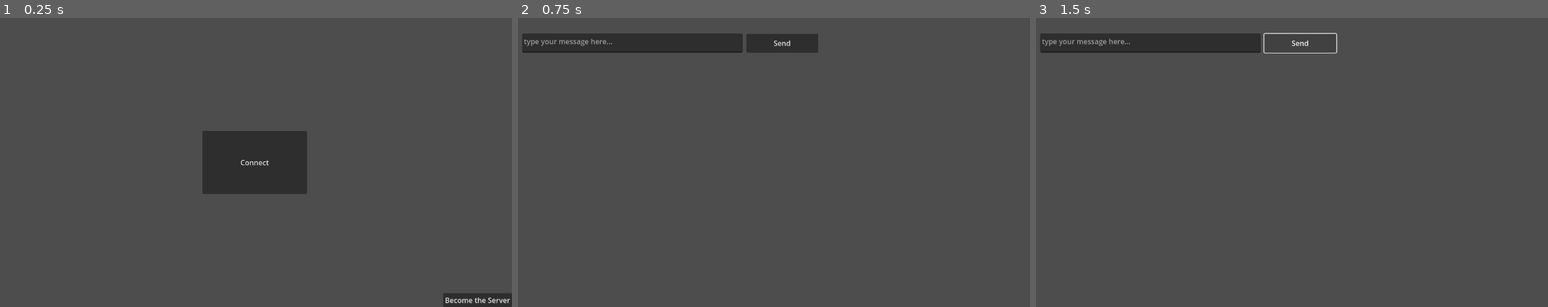
Above: before the commit, frames 1-3 (left to right).
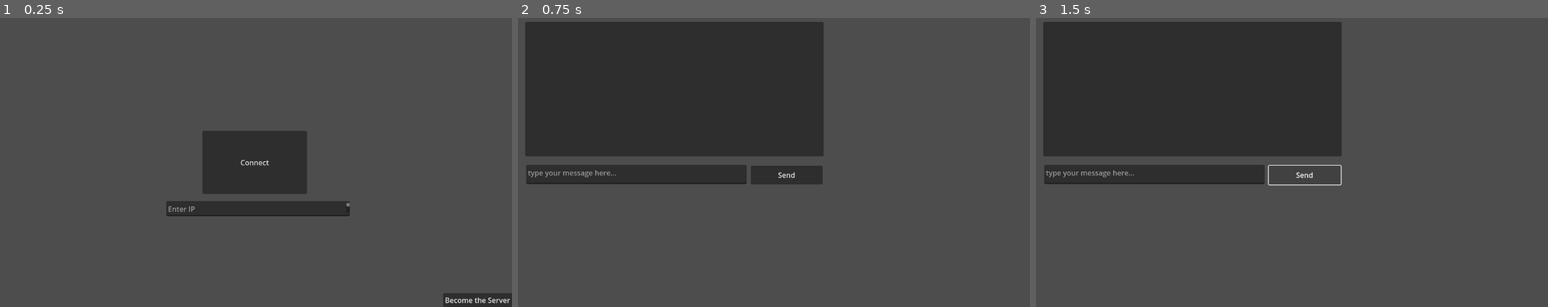
Above: after the commit, the same moments.

Repository: FireSquid6/teleorb
Game: Godot game, scene res://main.tscn
Same seed, same stepped clock (60 frames per second), same inputs: the game is played once before the commit and once after it.
Inputs:
- Up to frame 1 (0.25 s): no input
- Up to frame 2 (0.75 s): click "Connect" at 0.5 s
- Up to frame 3 (1.5 s): click "Send" at 1.25 s

The runs differ from the first frame. In frame 1, 1.8% of the frame differs, in the area x 32-69%, y 63-69%; in frame 2, 27%, in the area x 0-60%, y 1-58%; in frame 3, 26%.

Commit message:
add a chatroom

Diff:
--- a/game/chatroom/chatroom.gd
+++ b/game/chatroom/chatroom.gd
@@ -1,7 +1,17 @@
 extends Control
 
 
+func _ready():
+	Chat.connect("message_recieved", _on_new_message)
 
 func _on_button_pressed():
 	var message = $TextEdit.text
 	Chat.send_message(message)
+	$TextEdit.text = ""
+
+
+func _on_new_message(msg):
+	var label: Label = Label.new()
+	label.text = msg
+
+	$Panel/ScrollContainer/VBoxContainer.add_child(label)
--- a/game/chatroom/chatroom.tscn
+++ b/game/chatroom/chatroom.tscn
@@ -13,18 +13,37 @@
 
 [node name="TextEdit" type="TextEdit" parent="."]
 layout_mode = 0
-offset_left = 15.0
-offset_top = 36.0
-offset_right = 509.0
-offset_bottom = 79.0
+offset_left = 24.0
+offset_top = 330.0
+offset_right = 518.0
+offset_bottom = 373.0
 placeholder_text = "type your message here..."
 
 [node name="Button" type="Button" parent="."]
 layout_mode = 0
-offset_left = 517.0
-offset_top = 37.0
-offset_right = 678.0
-offset_bottom = 79.0
+offset_left = 527.0
+offset_top = 332.0
+offset_right = 688.0
+offset_bottom = 374.0
 text = "Send"
 
+[node name="Panel" type="Panel" parent="."]
+layout_mode = 0
+offset_left = 22.0
+offset_top = 10.0
+offset_right = 690.0
+offset_bottom = 311.0
+
+[node name="ScrollContainer" type="ScrollContainer" parent="Panel"]
+layout_mode = 1
+anchors_preset = 15
+anchor_right = 1.0
+anchor_bottom = 1.0
+grow_horizontal = 2
+grow_vertical = 2
+
+[node name="VBoxContainer" type="VBoxContainer" parent="Panel/ScrollContainer"]
+layout_mode = 2
+alignment = 2
+
 [connection signal="pressed" from="Button" to="." method="_on_button_pressed"]
--- a/game/client/client.gd
+++ b/game/client/client.gd
@@ -2,11 +2,9 @@
 
 var peer = null
 
-const IP_ADDRESS = "192.168.1.14"
-
-func connect_to_server():
+func connect_to_server(ip: String):
 	peer = ENetMultiplayerPeer.new()
-	peer.create_client(IP_ADDRESS, 3412)
+	peer.create_client(ip, 3412)
 	multiplayer.multiplayer_peer = peer
 	multiplayer.connected_to_server.connect(_on_connect)
 
--- a/game/main.gd
+++ b/game/main.gd
@@ -1,11 +1,13 @@
 extends Control
 
 var chatroom_scene = preload("res://chatroom/chatroom.tscn")
+var server_scene = preload("res://server_console/server_console.tscn")
 
 func _on_button_pressed():
-	Client.connect_to_server()
+	Client.connect_to_server($TextEdit.text)
 	get_tree().change_scene_to_packed(chatroom_scene)
 
 
 func _on_button_2_pressed():
 	Server.start_server()
+	get_tree().change_scene_to_packed(server_scene)
--- a/game/main.tscn
+++ b/game/main.tscn
@@ -39,5 +39,13 @@
 grow_vertical = 0
 text = "Become the Server"
 
+[node name="TextEdit" type="TextEdit" parent="."]
+layout_mode = 0
+offset_left = 378.0
+offset_top = 411.0
+offset_right = 789.0
+offset_bottom = 445.0
+placeholder_text = "Enter IP"
+
 [connection signal="pressed" from="Button" to="." method="_on_button_pressed"]
 [connection signal="pressed" from="Button2" to="." method="_on_button_2_pressed"]
--- /dev/null
+++ b/game/server_console/server_console.tscn
@@ -0,0 +1,15 @@
+[gd_scene format=3 uid="uid://ji08lb6ov7n3"]
+
+[node name="ServerConsole" type="Control"]
+layout_mode = 3
+anchors_preset = 15
+anchor_right = 1.0
+anchor_bottom = 1.0
+grow_horizontal = 2
+grow_vertical = 2
+
+[node name="Label" type="Label" parent="."]
+layout_mode = 0
+offset_right = 40.0
+offset_bottom = 23.0
+text = "Currently Running a Server"
